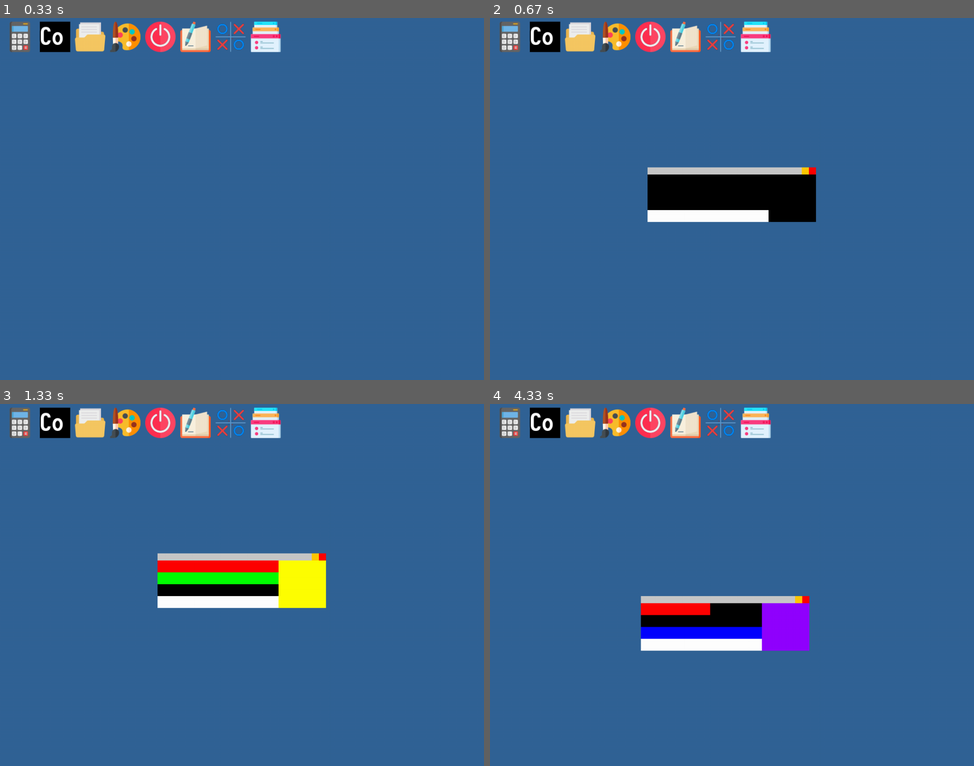
Above: before the commit, frames 1-4 (two rows, left to right).
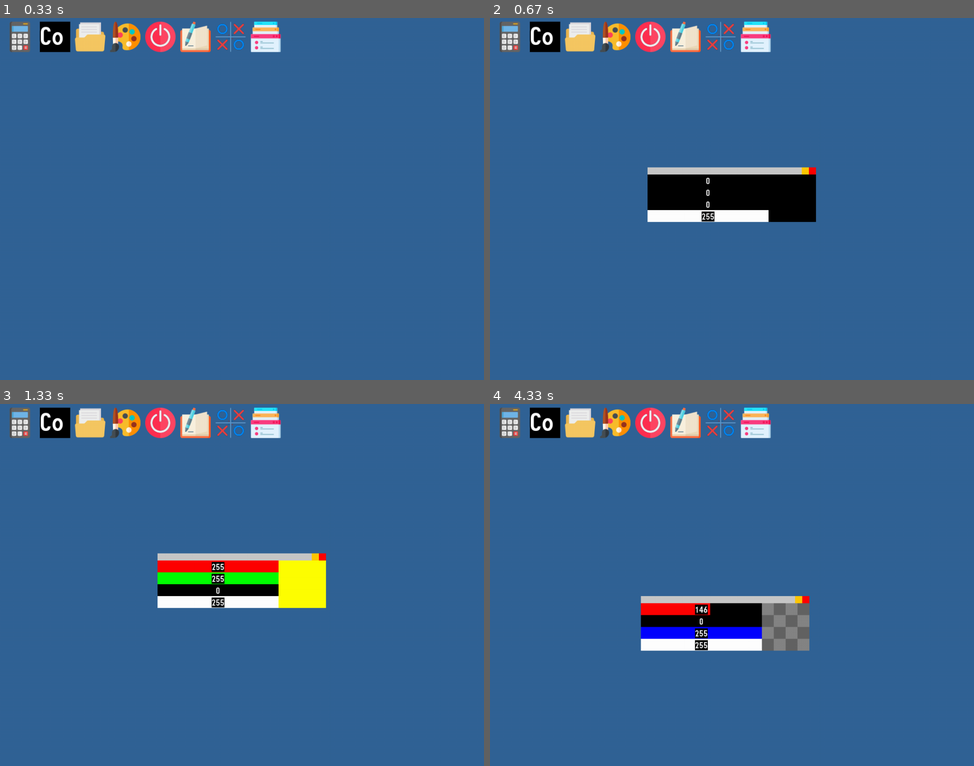
Above: after the commit, the same moments.

Repository: milktheinternet/pygameVOS
Game: pygame game, started from vos.py
Two runs of this game, one before a commit and one after it. Both use one fixed random seed, a clock stepped at 60 frames per second and the inputs below.
Inputs (mouse positions are in pixels of both pictures, inside the frame that each line leads up to):
- Up to frame 1 (0.33 s): no input
- Up to frame 2 (0.67 s): press the mouse at (543, 36) at 0.37 s; move the mouse to (683, 54) at 0.47 s; release the mouse at (819, 68) at 0.6 s
- Up to frame 3 (1.33 s): press the mouse at (217, 566) at 0.7 s; move the mouse to (275, 635) at 0.8 s; release the mouse at (329, 708) at 0.93 s; press the mouse at (242, 581) at 1.03 s; move the mouse to (300, 621) at 1.13 s; release the mouse at (358, 664) at 1.27 s
- Up to frame 4 (4.33 s): press the mouse at (707, 566) at 1.37 s; move the mouse to (712, 588) at 1.47 s; release the mouse at (717, 613) at 1.6 s; press the mouse at (732, 581) at 1.7 s; move the mouse to (644, 534) at 1.8 s; release the mouse at (562, 483) at 1.93 s; press the mouse at (732, 556) at 2.03 s; move the mouse to (736, 592) at 2.13 s; release the mouse at (736, 628) at 2.27 s; press the mouse at (736, 628) at 2.37 s; move the mouse to (678, 646) at 2.47 s; release the mouse at (620, 664) at 2.6 s; press the mouse at (596, 697) at 2.7 s; move the mouse to (596, 613) at 2.8 s; release the mouse at (596, 530) at 2.93 s; press the mouse at (596, 697) at 3.03 s; move the mouse to (664, 635) at 3.13 s; release the mouse at (736, 577) at 3.27 s; press the mouse at (620, 664) at 3.37 s; move the mouse to (635, 581) at 3.47 s; release the mouse at (654, 501) at 3.6 s; press the mouse at (654, 501) at 3.7 s; move the mouse to (688, 552) at 3.8 s; release the mouse at (722, 599) at 3.93 s; click (707, 483) at 4.05 s

Frame 1 is identical in both runs. In frame 2, 0.1% of the frame differs, in the area x 43-47%, y 44-57%; in frame 3, 0.3%; in frame 4, 1.5%, in the area x 42-66%, y 54-69%.

Commit message:
Color picker nearly done
improved text nodes, surface nodes, added image nodes, improved color picker app.

Diff:
--- a/files/apps/Color Picker/app.py
+++ b/files/apps/Color Picker/app.py
@@ -26,22 +26,43 @@
 
         self.sliders = []
         for channel in 'rgba':
-            slider = SliderNode(self, (0,y), (slw, slh+1), 255 if channel=='a' else 0, 255, rounded=True, fg=FG_CHANNEL[channel])
+            slider = SliderNode(self, (0,y), (slw, slh+1), 255 if channel=='a' else 0, 255, rounded=True,
+                                fg=FG_CHANNEL[channel])
+            text = TextNode(self, (0,y), (slw, slh+1), center=True, nobg=True)
+            def create_change_function(text_node):
+                def func(val):
+                    text_node.text = str(val)
+                return func
+            slider.on_change = create_change_function(text)
             self.sliders.append(slider)
             self.add(slider)
+            self.add(text)
             y += slh
+        for slider in self.sliders:
+            slider.on_change(slider.value)
 
-        self.view = RectNode(self, (slw, 0), (H, H))
-        self.view.color = (0,0,0)
-        self.add(self.view)
+        cbw = cbh = 4
+        cb1, cb2 = (100, 100, 100), (133, 133, 133)
+        cbsrf = pg.Surface((cbw, cbh))
+        cbsrf.fill(cb1)
+        for x in range(cbw):
+            for y in range(cbh):
+                if x%2==y%2:
+                    cbsrf.set_at((x,y), cb2)
+        self.checkerboard = ImageNode(self, (slw, 0), (H, H), cbsrf)
+        self.add(self.checkerboard)
+
+        self.view = pg.Surface((H, H), pg.SRCALPHA)
+        self.vx, self.vy = (slw, 0)
 
     def update(self):
         color = tuple([slider.value for slider in self.sliders])
         self.color = color
-        color = [round(c*color[-1]/255) for c in color]
-        self.view.color = color
+        #color = [round(c*color[-1]/255) for c in color]
+        self.view.fill(color)
         super().update()
 
     def render(self):
         self.render_nodes()
         super().render()
+        self.vos.srf.blit(self.view, (self.x+self.vx, self.y+self.vy))
--- a/node_apps.py
+++ b/node_apps.py
@@ -51,14 +51,20 @@
         node.orphan = True
 
 class SurfaceNode(Node):
-    def __init__(self, app, pos=(0,0), size=(100, 100)):
+    def __init__(self, app, pos=(0,0), size=(100, 100), alpha = False):
         super().__init__(app, pos)
         self.size = size
-        self.srf = pg.Surface(size)
+        self.srf = pg.Surface(size) if not alpha else pg.Surface(size, pg.SRCALPHA)
         self.parent_srf = self.app.srf
     def render(self):
         self.parent_srf.blit(self.srf, self.global_pos)
         super().render()
+
+class ImageNode(SurfaceNode):
+    def __init__(self, app, pos=(0,0), size=(100, 100), srf=None, smooth=False):
+        super().__init__(app, pos, size)
+        if srf:
+            self.srf = (pg.transform.smoothscale if smooth else pg.transform.scale)(srf, size)
 
 class SliderNode(SurfaceNode):
     def __init__(self, app, pos=(0,0), size=(250, 25), value=0, maximum=255, rounded=True, bg=(0,0,0),
@@ -110,28 +116,33 @@
         super().render()
 
 class TextNode(SurfaceNode):
-    def __init__(self, app, pos=(0,0), size=(100, 100), text="This is a TextNode", font = None, color=(255,255,255), background=(0,0,0), center = False, parent_srf = None):
-        super().__init__(app, pos, size)
+    def __init__(self, app, pos=(0,0), size=(100, 100), text="This is a TextNode", font = None,
+                 color=(255,255,255), background=(0,0,0), center = False, parent_srf = None,
+                 nobg = False):
+        super().__init__(app, pos, size, alpha = nobg)
         if parent_srf:
             self.parent_srf = parent_srf
         self.text = text
         self.old_text = None
-        self.font = font if font else self.vos.font
+        self.font = font if font else self.vos.load_font(size=17)
         self.color = color
         self.bg = background
         self.center = center
+        self.nobg = nobg
     def render(self):
         if self.text != self.old_text:
-            if self.bg:
+            if self.nobg:
+                self.srf.fill((0,0,0,0))
+            elif self.bg:
                 self.srf.fill(self.bg)
             self.old_text = self.text
-            srf = self.font.render(self.text, True, self.color, self.bg)
-            if not self.center:
-                self.srf.blit(srf, (0,0))
-            else:
+            srf = self.font.render(self.text, True, self.color, self.bg if self.nobg else None)
+            x, y = 0, 0
+            if self.center:
                 w, h = srf.get_size()
                 W, H = self.size
-                self.srf.blit(srf, (W//2-w//2,H//2-h//2))
+                x, y = (W//2-w//2,H//2-h//2)
+            self.srf.blit(srf, (x,y))
         super().render()
 
 class ScrollTextNode(SurfaceNode):
